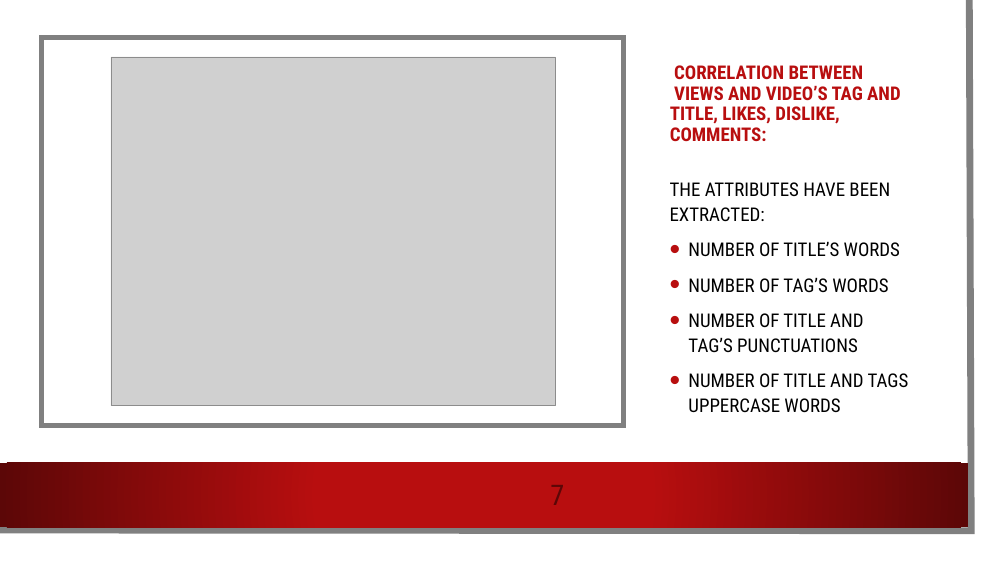
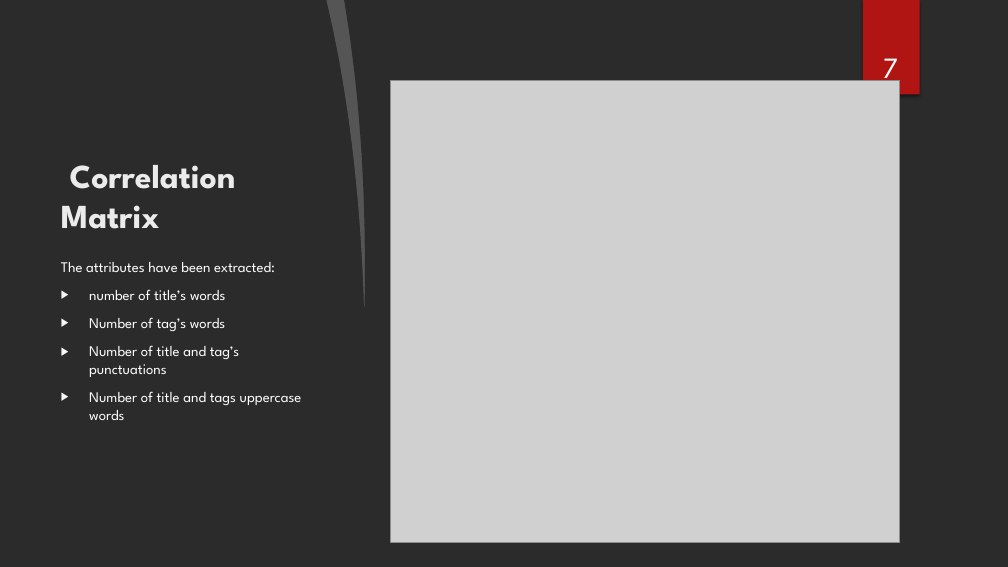
Before and after one commit to emami06/TrendingVideoYouTube, a slide deck: slide 7 of Trending YouTube vidoes.pptx. Drawn at 1008x567 pixels with LibreOffice and Linux fonts; fonts in the diff are those of the drawing; grey boxes stand for pictures; background and template pictures are left out; a plain dark background stands for a picture behind light text. Boxes give left, top, right and bottom in pixels: in the first picture for what was removed or moved away, otherwise in the second. Text is boxed around its words. In the diff, an @@ line names an element or a change of style, - is before the commit and + after.

```diff
--- a/Trending YouTube vidoes.pptx
+++ b/Trending YouTube vidoes.pptx
@@ rectangle removed at <box>0,0,991,550</box> @@
@@ freeform shape removed at <box>0,0,972,531</box> @@
@@ freeform shape added at <box>327,0,373,307</box>, fill #FFFFFF at 20% opacity @@
@@ freeform shape added at <box>344,0,1008,567</box>, fill #FFFFFF @@
@@ page number: place and size @@
-page number at <box>520,476,595,518</box>
+page number at <box>883,58,898,87</box>
@@ page number at <box>883,58,898,87</box>: size 27 to 28 pt, font Roboto Condensed to League Spartan, text colour #5C0707 to #FFFFFF; line spacing 0.9 to 1; vertical alignment middle to bottom @@
@@ rectangle added at <box>863,0,920,95</box>, fill #B01513 @@
@@ rectangle removed at <box>42,38,625,425</box> @@
@@ picture removed at <box>111,57,556,405</box> @@
@@ picture added at <box>390,80,900,543</box> @@
@@ title "Correlation Matrix" at <box>61,165,236,229</box>: vertical alignment middle to bottom @@
@@ ellipse added at <box>712,138,944,371</box>, fill gradient #F3F3F3 @@
@@ title at <box>61,165,236,229</box>: text changed; size 18 to 32 pt; font Roboto Condensed to League Spartan; text colour #B80E0F to #EBEBEB @@
-CORRELATION BETWEEN VIEWS AND VIDEO’S TAG AND TITLE, LIKES, DISLIKE, COMMENTS:
+Correlation Matrix
@@ text at <box>61,262,302,420</box>: text changed; size 18 to 14 pt; font Roboto Condensed to League Spartan; text colour #000000 to #FFFFFF @@
-THE ATTRIBUTES HAVE BEEN EXTRACTED:
-• NUMBER OF TITLE’S WORDS
-• NUMBER OF TAG’S WORDS
-• NUMBER OF TITLE AND TAG’S PUNCTUATIONS
-• NUMBER OF TITLE AND TAGS UPPERCASE WORDS
+The attributes have been extracted:
+▶ number of title’s words
+▶ Number of tag’s words
+▶ Number of title and tag’s punctuations
+▶ Number of title and tags uppercase words
@@ rectangle removed at <box>0,463,968,527</box> @@
```
Also in this commit, not shown: 13 other slides changed, 2 slides added.
